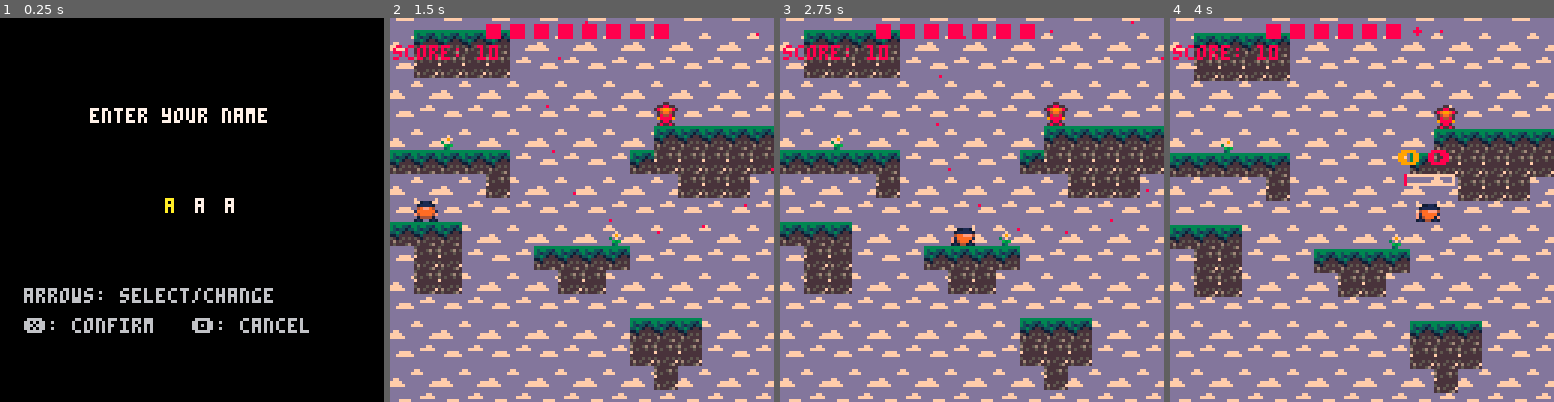
Above: before the commit, frames 1-4 (left to right).
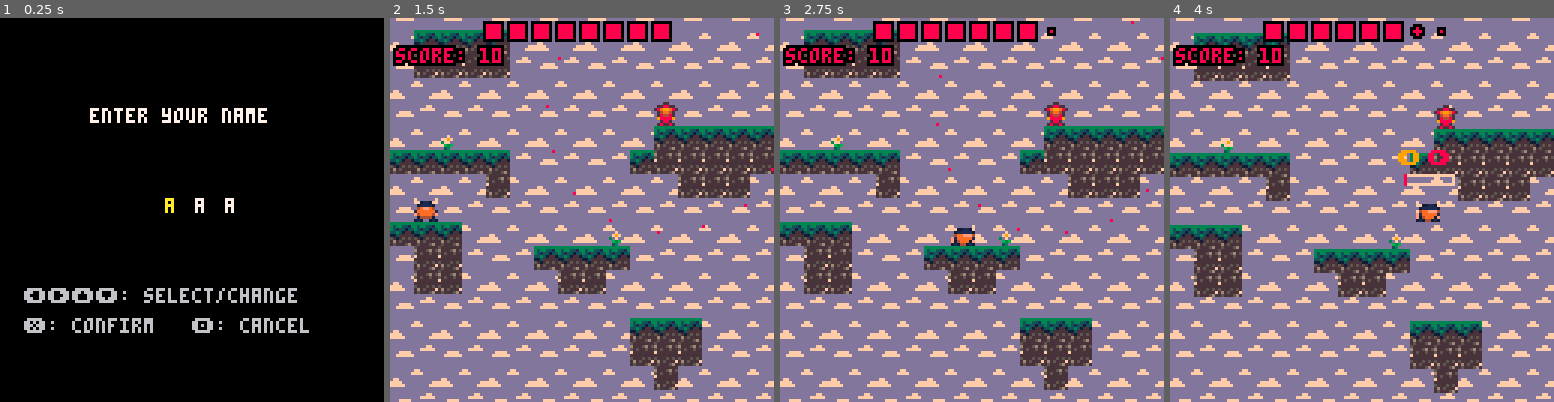
Above: after the commit, the same moments.

Repository: Zetneki/Rock-Paper-Vikings
Game: PICO-8 cartridge rock-paper-vikings.p8
The game is run twice, just before and just after one commit, with the same random seed, the same clock (stepped at 60 frames per second) and the same inputs.
Inputs:
- Up to frame 1 (0.25 s): no input
- Up to frame 2 (1.5 s): tap X (X key) at 0.33, 1.07 s; tap O (Z key) at 0.7 s
- Up to frame 3 (2.75 s): hold Right 1.6-2.1 s; tap O (Z key) at 1.7, 2.1, 2.5 s; tap X (X key) at 1.85 s; hold Up 2.15-2.42 s; hold Right from 2.47 s (still down)
- Up to frame 4 (4 s): tap O (Z key) at 2.9, 3.3, 3.7 s; tap X (X key) at 2.97 s; release Right at 3.03 s; hold Left 3.08-3.58 s; hold Down 3.63-3.97 s

The runs differ from the first frame. In frame 1, 1.1% of the frame differs, in the area x 6-78%, y 70-75%; in frame 2, 2.4%, in the area x 0-74%, y 0-13%; in frame 3, 2.3%; in frame 4, 2.3%.

Commit message:
contour to ui elements, changed how to page, music stops at gameover

Diff:
--- a/game.lua
+++ b/game.lua
@@ -86,6 +86,61 @@
 		wizard = 118,
 	}
 
+	display = {
+		anim=0,
+		spr=0,
+		state="s_1",
+	}
+
+	outline_x = {
+		{-1,-1, 2,-1}, {2,0, 5,0}, {4,1, 4,1}, {5,-1, 8,-1},
+		{8,0, 8,2}, {7,2, 7,5}, {6,3, 6,3}, {8,5, 8,8},
+		{6,8, 8,8}, {6,7, 5,7}, {2,6, 5,6}, {3,5, 4,5},
+		{4,4, 4,4}, {2,7, 2,8}, {-1,8, 1,8}, {-1,7, -1,5},
+		{0,4, 0,5}, {1,2, 1,4}, {2,3, 2,3}, {-1,2, 0,2},
+		{-1,0, -1,1}
+	}
+
+	outline_wizard = {
+		s_1 = {
+			{0,0, 0,1}, {1,-1, 1,0}, {2,-1, 6,-1}, {6,0, 7,0},
+			{7,1, 8,1}, {8,2, 8,8}, {-1,8, 7,8}, {-1,1, -1,7},
+			{0,3, 0,3}, {0,6, 0,6}, {7,3, 7,3}, {7,6, 7,6},
+			{3,7, 4,7}
+		},
+		s_2 = {
+			{1,0, 1,1}, {2,-1, 2,0}, {3,-1, 5,-1}, {5,0, 6,0},
+			{6,1, 7,1}, {7,2, 7,8}, {0,8, 6,8}, {0,1, 0,7},
+			{1,6, 1,6}, {6,6, 6,6}
+		}
+	}
+
+	outline_knight = {
+		s_1 = {
+			{0,1, 0,3}, {1,0, 1,1}, {2,0, 6,0}, {6,1, 7,1},
+			{7,2, 7,3}, {8,3, 8,8}, {7,6, 7,6}, {-1,8, 7,8},
+			{-1,3, -1,7}, {0,6, 0,6}, {3,7, 4,7}
+		},
+		s_2 = {
+			{0,1, 0,8}, {1,0, 1,1}, {2,0, 2,-1}, {3,-1, 5,-1},
+			{5,0, 6,0}, {6,1, 7,1}, {7,2, 7,8}, {1,6, 1,6},
+			{6,6, 6,6}, {1,8, 6,8}
+		}
+	}
+
+	outline_cowboy = {
+		s_1 = {
+			{0,0, 8,0}, {8,1, 8,8}, {-1,8, 7,8}, {-1,0, -1,7},
+			{0,3, 0,3}, {0,6, 0,6}, {7,3, 7,3}, {7,6, 7,6},
+			{3,7, 4,7}, {1,1, 1,1}, {6,1, 6,1}
+		},
+		s_2 = {
+			{0,0, 0,1}, {1,0, 2,0}, {2,-1, 5,-1}, {5,0, 7,0},
+			{7,1, 8,1}, {8,2, 8,3}, {7,3, 7,8}, {0,8, 6,8},
+			{0,3, 0,7}, {-1,1, -1,3}, {1,6, 1,6}, {6,6, 6,6}
+		}
+	}
+
 	music(music_patterns[player.spr_set])
 
 	enemies = {}
@@ -207,6 +262,7 @@
         game_state = "gameover"
         death_timer = nil
     end
+		music(-1, 100)
 end
 end
 
@@ -227,6 +283,10 @@
 
 	draw_phase_bar()
 
+	print("\^o0ffscore: " .. score, cam_x+2, cam_y+10)
+
+	draw_nemesis()
+
 	----- TEST -----
 	if test then
 		print("⬅️➡️ to move")
@@ -235,8 +295,6 @@
 		print("on wall left:" .. tostring(player.on_wall_left))
 		print("on wall right:" .. tostring(player.on_wall_right))
 	end
-
-	print("score: " .. score, cam_x+1, cam_y+9)
 end
 
 function check_offscreen_death()
--- a/menu.lua
+++ b/menu.lua
@@ -34,7 +34,7 @@
 	pal()
   cls(1)
 
-  print("rock paper wizards", 40, 30, 7)
+  print("rock paper vikings", 40, 30, 7)
 
   for i, opt in ipairs(menu_options) do
     local y = 60 + (i-1)*10
@@ -58,7 +58,7 @@
   local y = 4
   local lh = 6
 
-  print("rock-paper-wizards", 4, y, 10) y+=lh+2
+  print("rock-paper-vikings", 4, y, 10) y+=lh+2
   print("the ultimate climbing game", 4, y, 6) y+=lh+2
 
   print("controls:", 4, y, 9) y+=lh
@@ -69,14 +69,14 @@
   print("2x tap down: slam", 4, y, 7) y+=lh
   print("wall-jump near walls", 4, y, 7) y+=lh+3
 
-  print("type cycle:", 4, y, 9) y+=lh
+  print("who beats who:", 4, y, 9) y+=lh
   print("knight beats cowboy", 4, y, 7) y+=lh
   print("cowboy beats wizard", 4, y, 7) y+=lh
   print("wizard beats knight", 4, y, 7) y+=lh+3
 
-  print("your type switches", 4, y, 6) y+=lh
-  print("when the music switches", 4, y, 6) y+=lh
-  print("match it to survive enemies", 4, y, 6) y+=lh+3
+  print("timer runs out - theme changes", 4, y, 6) y+=lh
+  print("jump on the right enemy to kill", 4, y, 6) y+=lh
+  print("killing gives you points", 4, y, 6) y+=lh+3
 
   print("❎: back to menu", 4, y, 5)
 end
--- a/name_entry.lua
+++ b/name_entry.lua
@@ -48,6 +48,6 @@
 		print(ch, 55 + (i-1)*10, 60, col)
 	end
 
-	print("arrows: select/change", 8, 90, 6)
+	print("⬅️➡️⬆️⬇️: select/change", 8, 90, 6)
 	print("❎: confirm   🅾️: cancel", 8, 100, 6)
 end
--- a/testgame.p8
+++ b/rock-paper-vikings.p8
@@ -53,22 +53,22 @@
 ffe33eff000000000000000000000000000000000000000000000000000000000000000000000000000000000000000000000000000000000000000000000000
 0ffeeff0000000000000000000000000000000000000000000000000000000000000000000000000000000000000000000000000000000000000000000000000
 000ff000000000000000000000000000000000000000000000000000000000000000000000000000000000000000000000000000000000000000000000000000
-0111111022222222efffffff55555555efffffff22a2222a9c9899cccccccccccccccccc6666666666666666ffffffffffffffff000000000000000000000000
-114444402b22bb92dfffedfe53553365dfffedfeab22899299989999cc77cccccccccccc6677666666666666ffddffffffffffff000000000000000000000000
-144848402b9bb8bbefeffeff53633433efeffeffb99b8bbbb998bb99c7777ccccccccccc6777766666666666fddddfffffffffff000000000000000000000000
-04444440bb2b8ff87fffffff335344f47fffffff8882888288888888cccccccccccccccc6666666666666666ffffffffffffffff000000000000000000000000
-00a4a00088bfffffffffffff443fffffffffffffb9cbcccb99c9ccc8ccccccccccc77ccc6666666666677666fffffffffffddfff000000000000000000000000
-044a4400ef8fefefefffefefef4fefefefffefef2999999899999998cccccccc777777cc6666666677777766ffffffffddddddff000000000000000000000000
-00444000fdfefffffdfefff7fdfefffffdfefff7bbb9b998bbb9b998ccccccc77777777c6666666777777776fffffffddddddddf000000000000000000000000
-04000400fefffedffefffedffefffedffefffedf8888888888888888cccccccccccccccc6666666666666666ffffffffffffffff000000000000000000000000
-00000000000000000000000000000000000000000000000000000000cccccccccccccccc6666666666666666ffffffffffffffff000000000000000000000000
-00000000000000000000000000000000000000000000000000000000cccccc77cccccccc6666667766666666ffffffddffffffff000000000000000000000000
-00000000000000000000000000000000000000000000000000000000cccc77777ccccccc6666777776666666ffffdddddfffffff000000000000000000000000
-000000000000000000000000000000000000000000000000000000007cccccccccccc7777666666666666777dffffffffffffddd000000000000000000000000
-0000000000000000000000000000000000000000000000000000000077cccccccccc77777766666666667777ddffffffffffdddd000000000000000000000000
-00000000000000000000000000000000000000000000000000000000cccccccccccccccc6666666666666666ffffffffffffffff000000000000000000000000
-00000000000000000000000000000000000000000000000000000000cccccccccccccccc6666666666666666ffffffffffffffff000000000000000000000000
-00000000000000000000000000000000000000000000000000000000cccccccccccccccc6666666666666666ffffffffffffffff000000000000000000000000
+0111111022222222efffffff55555555efffffff22a2222a9c9899cccccccccccccccccc6666666666666666cccccccccccccccc000000000000000000000000
+114444402b22bb92dfffedfe53553365dfffedfeab22899299989999cc77cccccccccccc6677666666666666cc66cccccccccccc000000000000000000000000
+144848402b9bb8bbefeffeff53633433efeffeffb99b8bbbb998bb99c7777ccccccccccc6777766666666666c6666ccccccccccc000000000000000000000000
+04444440bb2b8ff87fffffff335344f47fffffff8882888288888888cccccccccccccccc6666666666666666cccccccccccccccc000000000000000000000000
+00a4a00088bfffffffffffff443fffffffffffffb9cbcccb99c9ccc8ccccccccccc77ccc6666666666677666ccccccccccc66ccc000000000000000000000000
+044a4400ef8fefefefffefefef4fefefefffefef2999999899999998cccccccc777777cc6666666677777766cccccccc666666cc000000000000000000000000
+00444000fdfefffffdfefff7fdfefffffdfefff7bbb9b998bbb9b998ccccccc77777777c6666666777777776ccccccc66666666c000000000000000000000000
+04000400fefffedffefffedffefffedffefffedf8888888888888888cccccccccccccccc6666666666666666cccccccccccccccc000000000000000000000000
+00000000000000000000000000000000000000000000000000000000cccccccccccccccc6666666666666666cccccccccccccccc000000000000000000000000
+00000000000000000000000000000000000000000000000000000000cccccc77cccccccc6666667766666666cccccc66cccccccc000000000000000000000000
+00000000000000000000000000000000000000000000000000000000cccc77777ccccccc6666777776666666cccc66666ccccccc000000000000000000000000
+000000000000000000000000000000000000000000000000000000007cccccccccccc77776666666666667776cccccccccccc666000000000000000000000000
+0000000000000000000000000000000000000000000000000000000077cccccccccc7777776666666666777766cccccccccc6666000000000000000000000000
+00000000000000000000000000000000000000000000000000000000cccccccccccccccc6666666666666666cccccccccccccccc000000000000000000000000
+00000000000000000000000000000000000000000000000000000000cccccccccccccccc6666666666666666cccccccccccccccc000000000000000000000000
+00000000000000000000000000000000000000000000000000000000cccccccccccccccc6666666666666666cccccccccccccccc000000000000000000000000
 00000000000000000000000000000000000000000000000000000000000000000000000000000000000000000000000000000000000000000000000000000000
 00000000000000000000000000000000000000000000000000000000000000000000000000000000000000000000000000000000000000000000000000000000
 00000000000000000000000000000000000000000000000000000000000000000000000000000000000000000000000000000000000000000000000000000000
--- a/timer.lua
+++ b/timer.lua
@@ -90,11 +90,8 @@
 	local origin_x=cam_x + (phase.dot_count*8/2)
 	local origin_y=cam_y + 2
 
-	local col
-	if phase.char_index==1 then col=1
-	elseif phase.char_index==2 then col=1
-	elseif phase.char_index==3 then col=1
-	else col=1 end
+	local col = 1
+	local outline_col = 0
 
 	local progress = 1 - (phase.current / phase.duration)
 	local exact_pos = progress * phase.dot_count
@@ -108,27 +105,85 @@
 		local arm = flr(dot_size/2)
 
 		if i < flr(exact_pos) then
+			rect(cx-1, cy-1, cx+1, cy+1, outline_col)
 			pset(cx, cy, col)
 
 		elseif i == flr(exact_pos) then
 			local local_t = exact_pos - i
 
 			if local_t < 0.33 then
+				rect(dx-1, dy-1, dx+dot_size, dy+dot_size, outline_col)
 				rectfill(dx, dy, dx+dot_size-1, dy+dot_size-1, col)
 			elseif local_t < 0.66 then
-				draw_cross(cx, cy, max(1, flr(arm/2)), col)
+				draw_cross(cx, cy, max(1, flr(arm/2)), outline_col, true)
+				draw_cross(cx, cy, max(1, flr(arm/2)), col, false)
 			else
+				rect(cx-1, cy-1, cx+1, cy+1, outline_col)
 				pset(cx, cy, col)
 			end
 
 		else
+			rect(dx-1, dy-1, dx+dot_size, dy+dot_size, outline_col)
 			rectfill(dx, dy, dx+dot_size-1, dy+dot_size-1, col)
 		end
 	end
 
 end
 
-function draw_cross(cx, cy, arm, col)
-	line(cx-arm, cy, cx+arm, cy, col)
-	line(cx, cy-arm, cx, cy+arm, col)
+function draw_cross(cx, cy, arm, col, thick)
+	if thick then
+		line(cx-arm-1, cy, cx+arm+1, cy, col)
+		line(cx-arm-1, cy-1, cx+arm+1, cy-1, col)
+		line(cx-arm-1, cy+1, cx+arm+1, cy+1, col)
+		line(cx, cy-arm-1, cx, cy+arm+1, col)
+		line(cx-1, cy-arm-1, cx-1, cy+arm+1, col)
+		line(cx+1, cy-arm-1, cx+1, cy+arm+1, col)
+	else
+		line(cx-arm, cy, cx+arm, cy, col)
+		line(cx, cy-arm, cx, cy+arm, col)
+	end
 end
+
+function draw_nemesis()
+	if (player.spr_set == "viking") return
+	local x_x = map_end-9*2-3
+	local x_y = cam_y+9
+
+	spr(143, x_x, x_y, 1, 1)
+	enemy_outl(x_x, x_y, outline_x, 0)
+
+	local ex, ey = map_end-9-1, cam_y+9
+
+	if player.spr_set == "wizard" then
+		anim_disp(187)
+		spr(display.spr, ex, ey, 1, 1)
+		enemy_outl(ex, ey, outline_knight[display.state], 0)
+	elseif player.spr_set == "knight" then
+		anim_disp(160)
+		spr(display.spr, ex, ey, 1, 1)
+		enemy_outl(ex, ey, outline_cowboy[display.state], 0)
+	elseif player.spr_set == "cowboy" then
+		anim_disp(144)
+		spr(display.spr, ex, ey, 1, 1)
+		enemy_outl(ex, ey, outline_wizard[display.state], 0)
+	end
+end
+
+function enemy_outl(x, y, segments, col)
+	for _, s in ipairs(segments) do
+		line(x+s[1], y+s[2], x+s[3], y+s[4], col)
+	end
+end
+
+function anim_disp(spr_val)
+	if time() - display.anim > 0.3 then
+			display.anim = time()
+			if display.spr == spr_val then
+				display.spr = spr_val+1
+				display.state = "s_2"
+			else
+				display.spr = spr_val
+				display.state = "s_1"
+			end
+		end
+end
